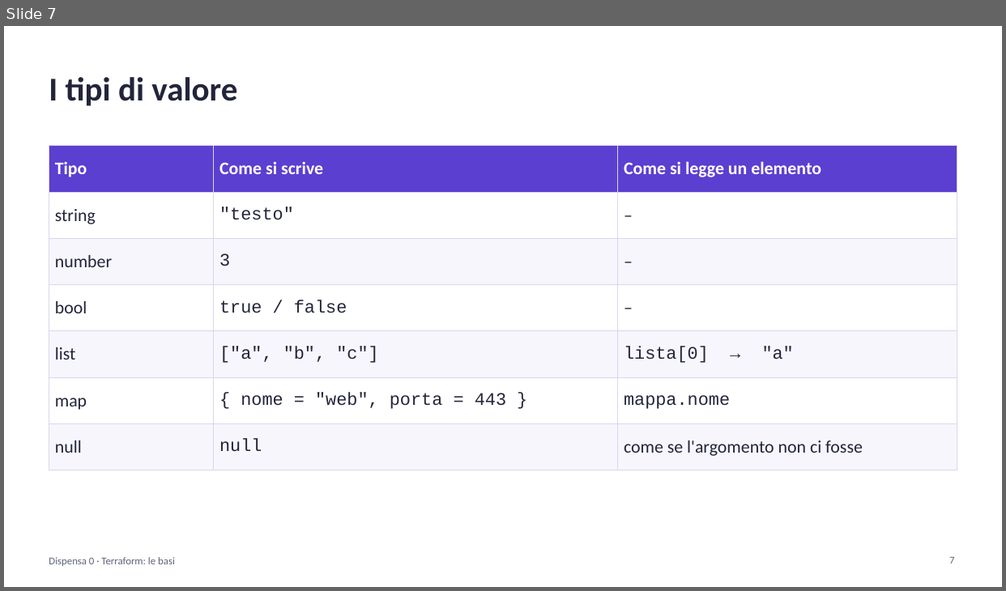
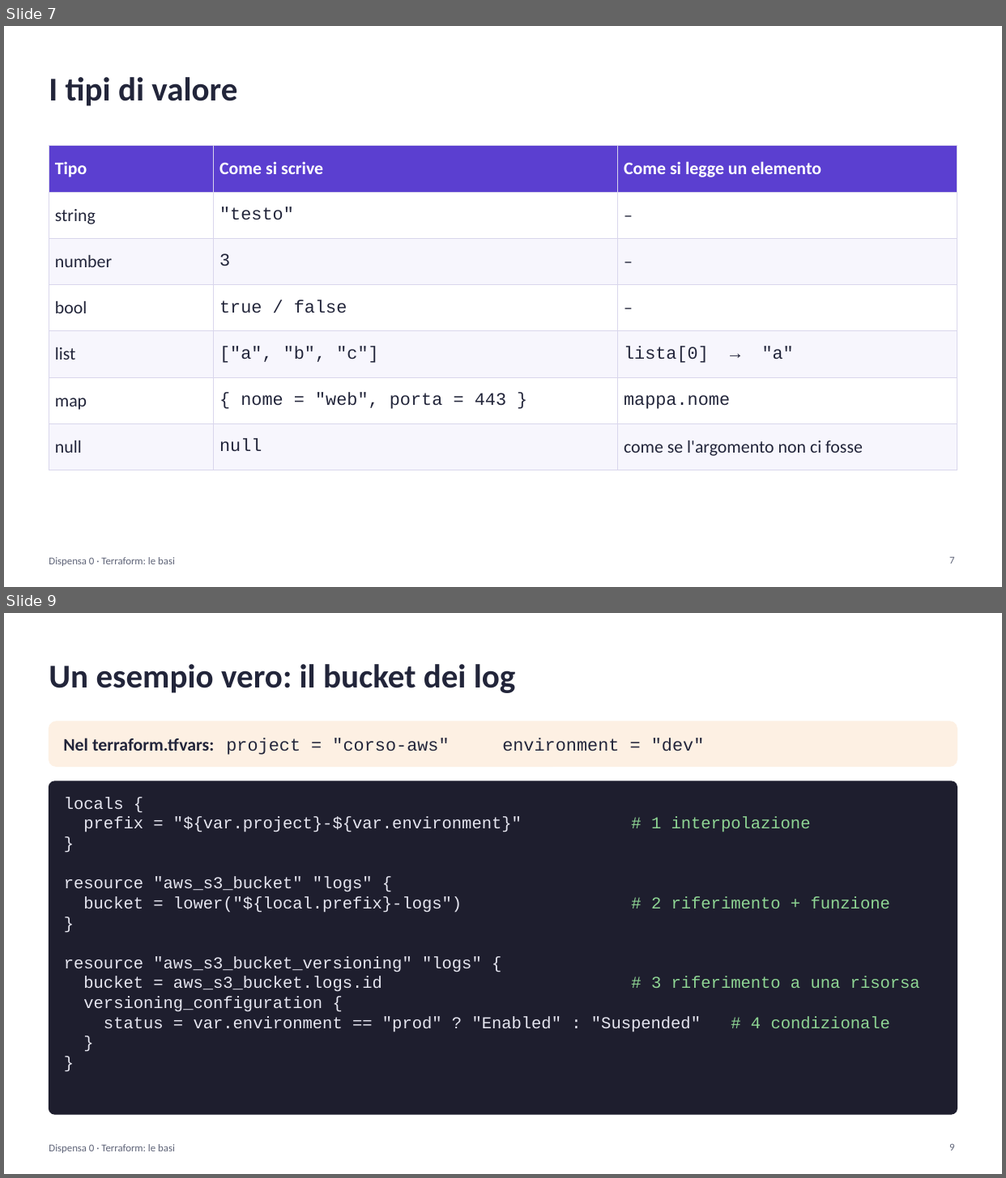
Before and after one commit to cereZ23/aws, a slide deck: slide/slide-0-terraform.pptx. Shown one above the other, each under a label of ours: slide 7 before the commit, slides 7 and 9 after it; the slides between them are not shown. The pictures are 1006x591 and 1006x1178 pixels, drawn with LibreOffice and Linux fonts; fonts in the diff are those of the drawing. Boxes give left, top, right and bottom in pixels: in the first picture for what was removed or moved away, otherwise in the second. Text is boxed around its words. In the diff, an @@ line names an element or a change of style, - is before the commit and + after.

Commit message:
Espressioni spiegate con un esempio concreto (bucket dei log dev/prod)

```diff
--- a/slide/slide-0-terraform.pptx
+++ b/slide/slide-0-terraform.pptx
@@ slide 9 added at (x1=4, y1=613, x2=1002, y2=1174), background #FFFFFF @@
@@ text added at (x1=49, y1=664, x2=516, y2=693), 32 pt, text #22253A, bold @@
+Un esempio vero: il bucket dei log
@@ rounded rectangle added at (x1=49, y1=722, x2=957, y2=766), fill #FDF0E3, outline #FDF0E3 1 pt @@
@@ text added at (x1=63, y1=738, x2=705, y2=755), 17 pt, text #22253A @@
+Nel terraform.tfvars: project = "corso-aws" environment = "dev"
@@ rounded rectangle added at (x1=49, y1=781, x2=957, y2=1114), fill #1E1E2E, outline #1E1E2E 1 pt @@
@@ text added at (x1=64, y1=797, x2=920, y2=1033), 16 pt, text #E6E6F0 @@
+locals {
+prefix = "${var.project}-${var.environment}" # 1 interpolazione
+}
+resource "aws_s3_bucket" "logs" {
+bucket = lower("${local.prefix}-logs") # 2 riferimento + funzione
+}
+resource "aws_s3_bucket_versioning" "logs" {
+bucket = aws_s3_bucket.logs.id # 3 riferimento a una risorsa
+versioning_configuration {
+status = var.environment == "prod" ? "Enabled" : "Suspended" # 4 condizionale
+}
+}
@@ text added at (x1=49, y1=1144, x2=175, y2=1153), 10 pt, text #5F6478 @@
+Dispensa 0 · Terraform: le basi
@@ page number added at (x1=949, y1=1144, x2=954, y2=1151), 10 pt, text #5F6478 @@
+9
```
Also in this commit, not shown: 5 slides changed, 3 other slides added, 1 other file.
